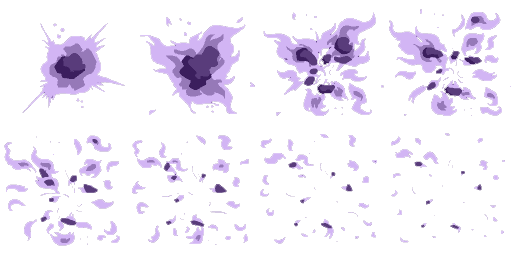
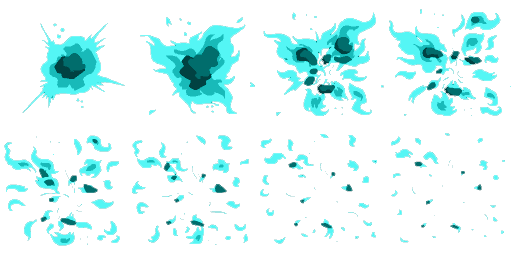
Revision of a layered w=512, h=256 image; what changed, layer by layer:
added layer "Слой 9 копия" above "Слой 9" over [4, 9, 511, 246]
hid "Слой 9" over [4, 9, 511, 246]
